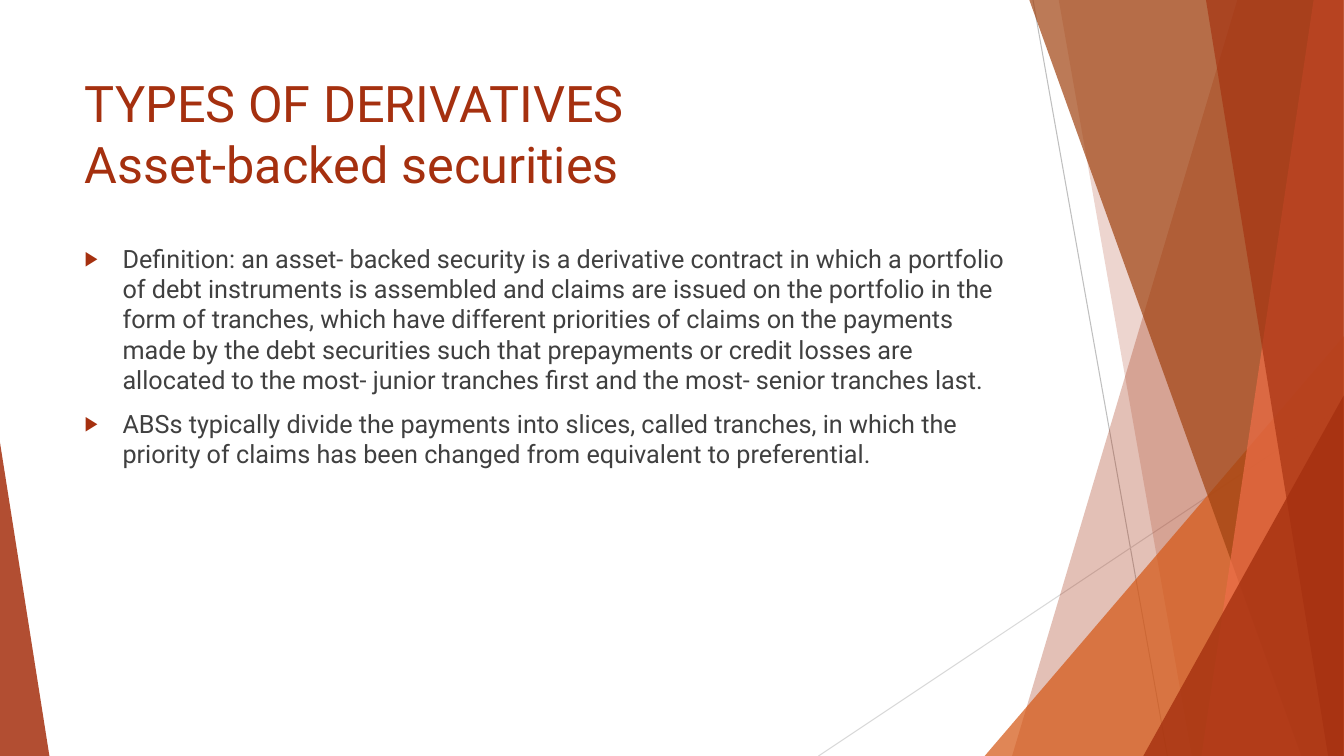
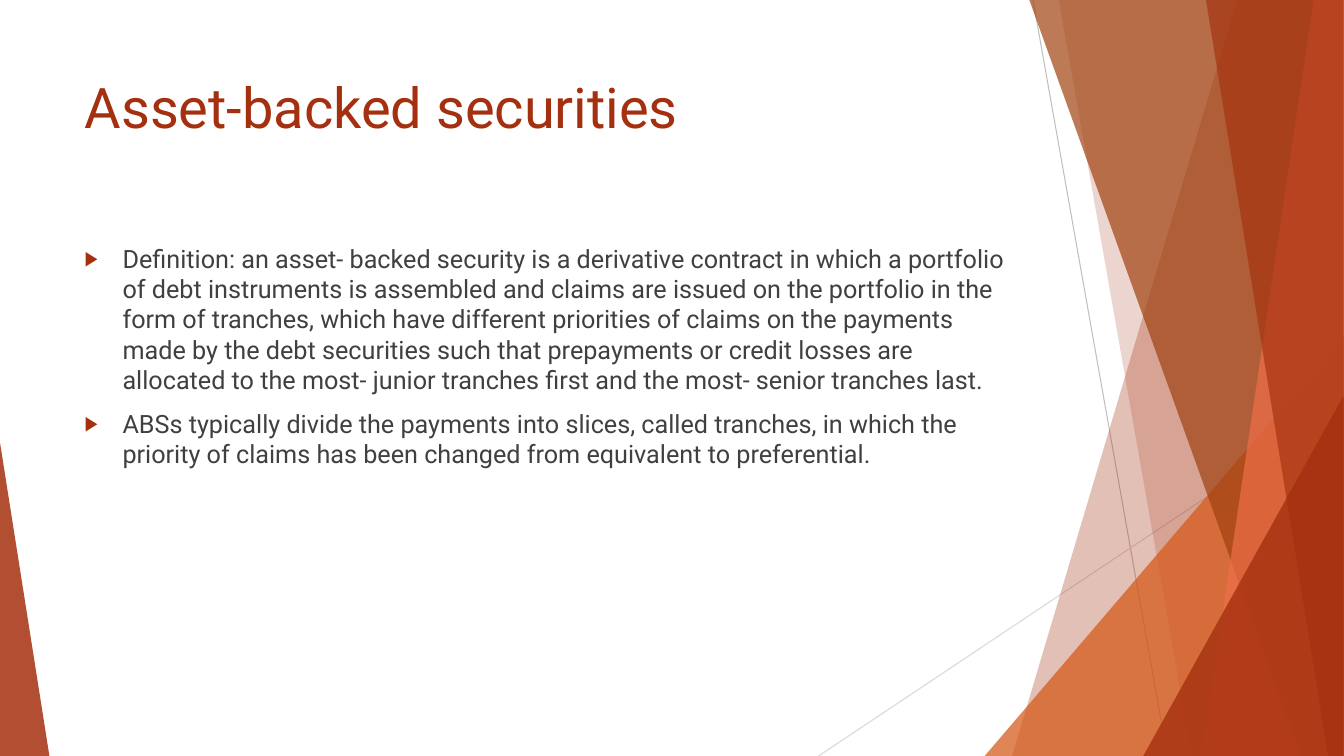
Before and after one commit to Isco0530/data, a slide deck: slide 43 of Reading 45.pptx (slide 41 before the commit). Drawn at 1344x756 pixels with LibreOffice and Linux fonts; fonts in the diff are those of the drawing. Boxes give left, top, right and bottom in pixels: in the first picture for what was removed or moved away, otherwise in the second. Text is boxed around its words. In the diff, an @@ line names an element or a change of style, - is before the commit and + after.

```diff
--- a/Reading 45.pptx
+++ b/Reading 45.pptx
@@ title at (x1=85, y1=86, x2=678, y2=129): text changed; size 36 to 40 pt @@
-TYPES OF DERIVATIVES
-Asset-backed securities
+Asset-backed securities
```
Also in this commit, not shown: 13 other slides changed, 2 slides added.
